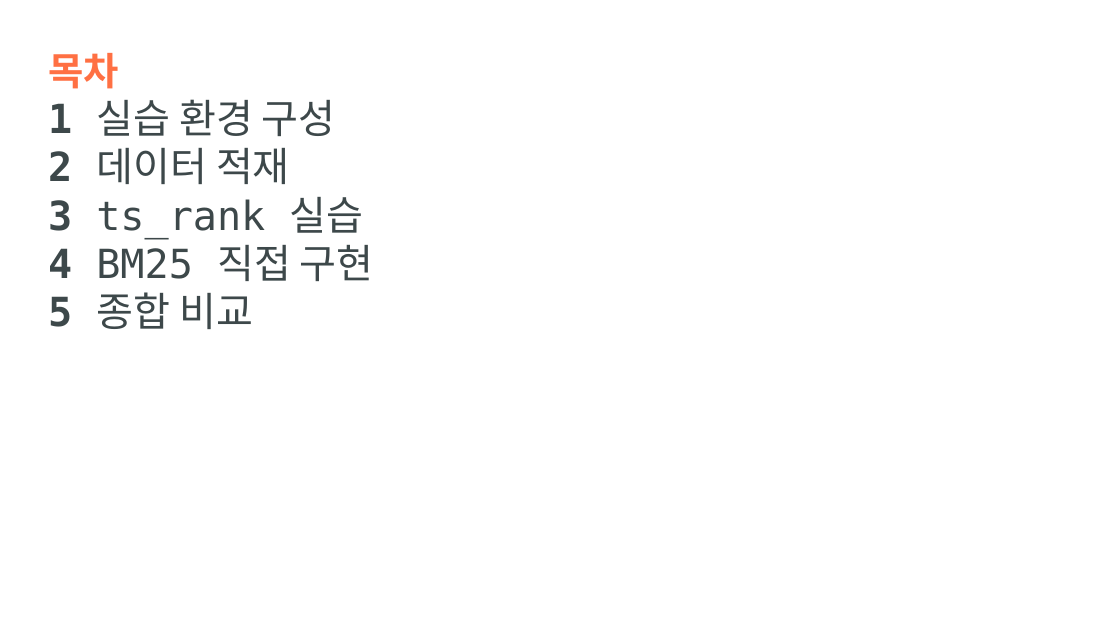
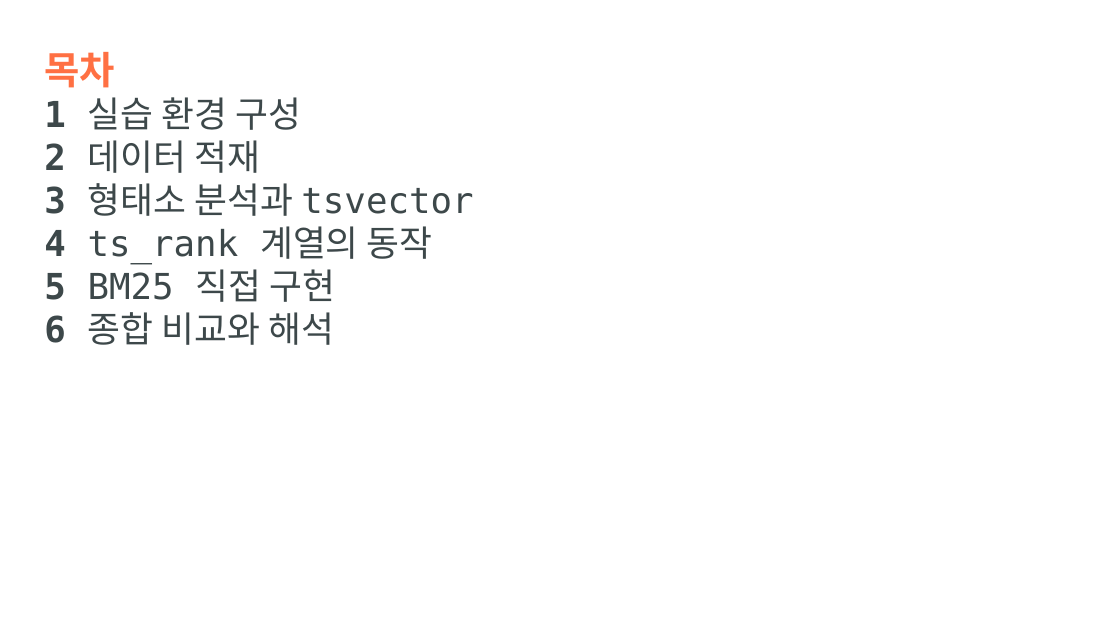
Before and after one commit to hikaMaeng/-ai-, a slide deck: slide 2 of 4강실습/slides/4강실습_벡터디비.pptx. Drawn at 1120x630 pixels with LibreOffice and Linux fonts; fonts in the diff are those of the drawing; background and template pictures are left out. Boxes give left, top, right and bottom in pixels: in the first picture for what was removed or moved away, otherwise in the second. Text is boxed around its words. In the diff, an @@ line names an element or a change of style, - is before the commit and + after.

```diff
--- a/4강실습/slides/4강실습_벡터디비.pptx
+++ b/4강실습/slides/4강실습_벡터디비.pptx
@@ text at (x1=44, y1=97, x2=301, y2=173): size 25.8 to 23 pt in "1 실습 환경 구성", "2 데이터 적재" @@
@@ text at (x1=44, y1=183, x2=473, y2=345): text changed; size 25.8 to 23 pt @@
-3 ts_rank 실습
-4 BM25 직접 구현
-5 종합 비교
+3 형태소 분석과 tsvector
+4 ts_rank 계열의 동작
+5 BM25 직접 구현
+6 종합 비교와 해석
```
Also in this commit, not shown: 13 other slides changed, 42 slides added, 13 slides removed, 1 other file.
